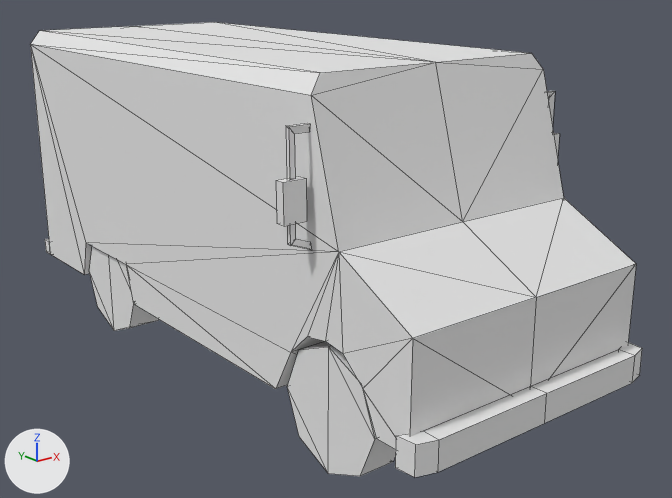
A saved change to the OBJ model Assets/Models/PSX_Style_Cars_by_GGBot_(August2023)/Car 08/Car8.obj.
The view is the same before and after, from a camera (50 mm lens) standing at (-5.45, -7.29, 4.01) and looking at (0.3, -0.1, 1.13). The axes (+X, +Y, +Z) are drawn at lower left. The lights are the same throughout. The older version comes first. Mesh edges are drawn as thin lines. Where no turn or scale is listed for an object, it has been applied to the vertices.

In view in the first picture: 'Car8'.
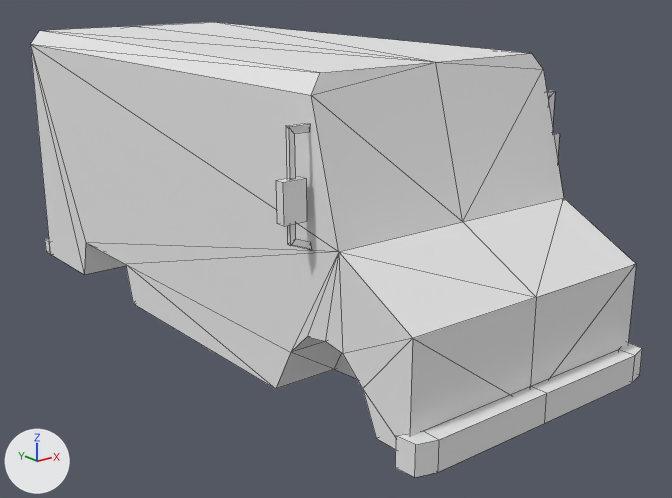
Boxes (x1, y1, x2, y2) around the edits, measured in the pictures (672 x 498 px):
part 1 of me_car8, deleted
    before: (287, 341, 396, 476)
part 2 of me_car8, deleted
    before: (89, 247, 158, 331)

Patch to the scene script:
```diff
--- a/Assets/Models/PSX_Style_Cars_by_GGBot_(August2023)/Car 08/Car8.obj.py
+++ b/Assets/Models/PSX_Style_Cars_by_GGBot_(August2023)/Car 08/Car8.obj.py
@@ me_car8 @@
 # used by ob_car8; location = (0.0, 0.0, 0.0)
-me_car8.from_pydata(...)  # 219 vertices, 245 faces; spans x -1.58..1.58, y -3.12..3.77, z -0.04..3.2
+me_car8.from_pydata(...)  # 155 vertices, 181 faces; spans x -1.58..1.58, y -3.12..3.77, z 0.48..3.2
+# me_car8 part 1: the loose piece of 16 vertices spanning x -1.27..-0.92, y -2.53..-1.4, z -0.04..1.09 is deleted
+# me_car8 part 2: the loose piece of 16 vertices spanning x -1.27..-0.92, y 1.4..2.53, z -0.04..1.09 is deleted
+# other edits to the shape of me_car8 do not show in these pictures
 me_car8.materials.append(mat_car8_mat)
```
